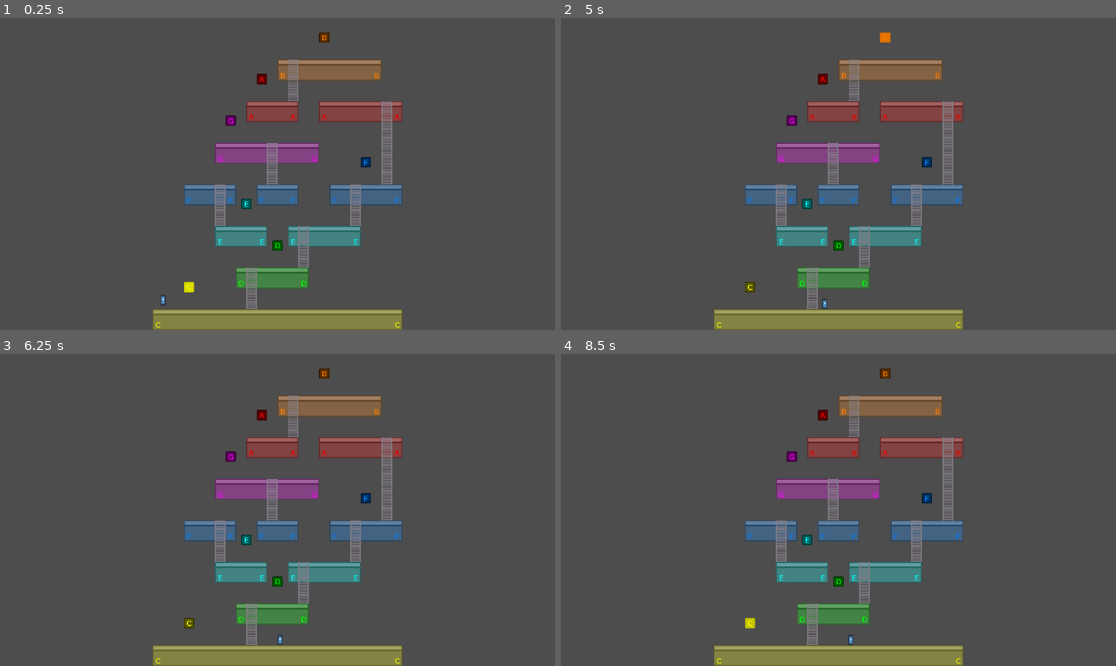
Above: before the commit, frames 1-4 (two rows, left to right).
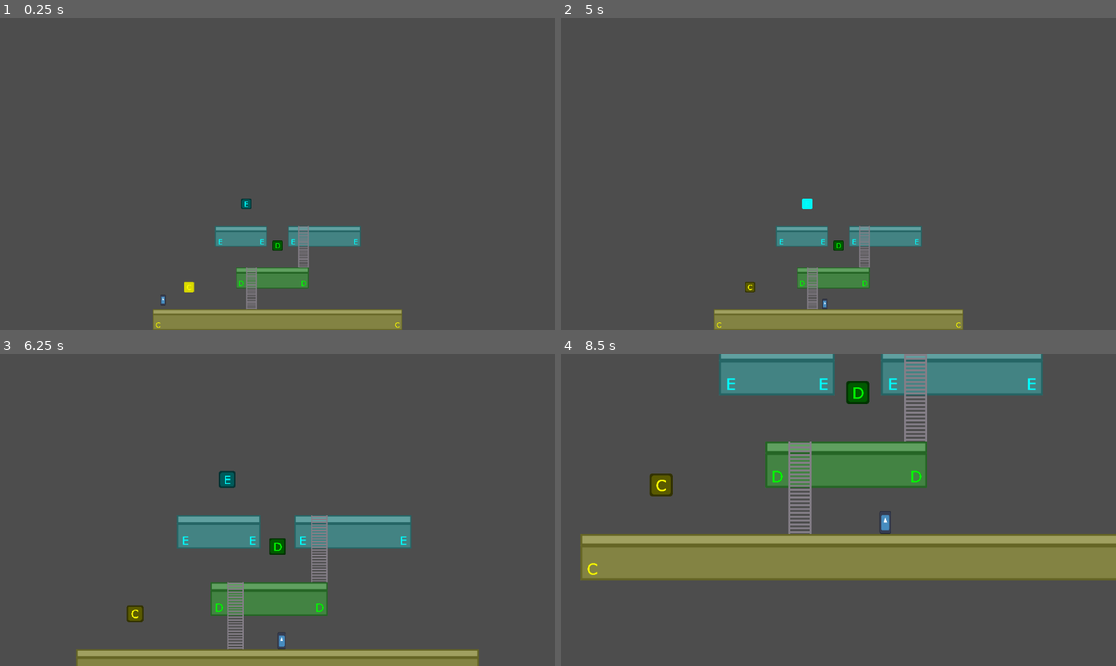
Above: after the commit, the same moments.

Repository: nicom7/game-off-2023
Game: Godot game, scene res://levels/world_a.tscn
The game is run twice, just before and just after one commit, with the same random seed, the same clock (stepped at 60 frames per second) and the same inputs. This scene is started directly instead of the project's main scene. The engine's default icon, where the game draws it, is replaced by a stand-in: a white triangle on a blue panel in a dark square.
Inputs:
- Up to frame 1 (0.25 s): no input
- Up to frame 2 (5 s): tap Enter at 0.5 s; hold Right (ui_right) 0.53-2.03 s; tap U (A_note) at 0.6 s; tap Space at 1.25 s; tap I (B_note) at 1.35 s; hold Left (ui_left) 2.03-2.78 s; tap O (C_note) at 2.1 s; hold Right (ui_right) 2.78-4.28 s; tap P (D_note) at 2.85 s; tap R (E_note) at 3.6 s; hold Left (ui_left) from 4.28 s (still down); tap T (F_note) at 4.35 s
- Up to frame 3 (6.25 s): release Left (ui_left) at 5.03 s; hold Right (ui_right) 5.03-5.78 s; tap Y (G_note) at 5.1 s; hold Left (ui_left) from 5.78 s (still down); tap U (A_note) at 5.85 s
- Up to frame 4 (8.5 s): tap I (B_note) at 6.6 s; release Left (ui_left) at 7.28 s; hold Right (ui_right) from 7.28 s (still down); tap O (C_note) at 7.35 s; tap P (D_note) at 8.1 s

The runs differ from the first frame. In frame 1, 6.9% of the frame differs, in the area x 33-73%, y 4-67%; in frame 2, 6.9%; in frame 3, 17%; in frame 4, 35%, in the area x 3-100%, y 0-100%.

Commit message:
Add support for reduced number of stages (wip)
- Stages are added/removed from tree according to the `stage_count` property. Will need to handle the blocks in block sequence and also the note variations on the stages.

Diff:
--- a/levels/world.gd
+++ b/levels/world.gd
@@ -1,4 +1,10 @@
 extends Node2D
+
+@export_range(1, 7) var stage_count: int = 7:
+	set(value):
+		if stage_count != value:
+			stage_count = value
+			_update_stages()
 
 var player_tone: Globals.Tone
 @export var ambient_note_player_scene: PackedScene
@@ -8,6 +14,8 @@
 @onready var _overview: Polygon2D = %Overview
 var _overview_rect: Rect2
 var _overview_zoom: Vector2
+
+var _stages: Array[Node] = []
 
 func _setup_overview():
 	for v in _overview.polygon:
@@ -28,10 +36,24 @@
 	_camera.set_target_zoom(_overview_zoom, true)
 	_camera.zoom = _overview_zoom
 
+func _setup_stages() -> void:
+	_stages = $Environment/Stages.get_children()
+
+func _update_stages() -> void:
+	if not is_node_ready():
+		return
+
+	for s in _stages:
+		$Environment/Stages.remove_child(s)
+
+	for i in stage_count:
+		$Environment/Stages.add_child(_stages[i])
 
 # Called when the node enters the scene tree for the first time.
 func _ready() -> void:
 	_setup_overview()
+	_setup_stages()
+	_update_stages()
 	%BlockSequence.start()
 
 
--- a/levels/world.tscn
+++ b/levels/world.tscn
@@ -48,6 +48,8 @@
 position = Vector2(1152, 288)
 rotation = -1.5708
 
+[node name="Stages" type="Node2D" parent="Environment"]
+
 [node name="GameObjects" type="Node2D" parent="."]
 
 [node name="BlockSequence" parent="GameObjects" instance=ExtResource("7_v4u45")]
--- a/levels/world_a.tscn
+++ b/levels/world_a.tscn
@@ -1,10 +1,9 @@
-[gd_scene load_steps=8 format=3 uid="uid://bgmrmwu61uqnt"]
+[gd_scene load_steps=7 format=3 uid="uid://bgmrmwu61uqnt"]
 
 [ext_resource type="PackedScene" uid="uid://b7huf0srkra04" path="res://levels/world.tscn" id="1_dlj7h"]
 [ext_resource type="PackedScene" uid="uid://bhxpfwjuuirp5" path="res://game_objects/platforms/platform_sets/set_A.tscn" id="3_6tf3d"]
 [ext_resource type="PackedScene" uid="uid://btccwmjkek1ng" path="res://game_objects/platforms/platform_sets/platform_set.tscn" id="4_6fqpl"]
 [ext_resource type="PackedScene" uid="uid://knuujq4ac74r" path="res://game_objects/ladders/ladder.tscn" id="5_salg1"]
-[ext_resource type="PackedScene" uid="uid://dbwx5x1x0vi2d" path="res://game_objects/switch_blocks/switch_block.tscn" id="8_0rm1w"]
 
 [sub_resource type="Curve" id="Curve_1888p"]
 _data = [Vector2(0, 0), 0.0, 1.0, 0, 1, Vector2(1, 1), 1.0, 0.0, 1, 0]
@@ -15,6 +14,7 @@
 point_count = 2
 
 [node name="World" instance=ExtResource("1_dlj7h")]
+stage_count = 3
 
 [node name="Player" parent="." index="0"]
 position = Vector2(48, 456)
@@ -32,8 +32,6 @@
 position_easing = SubResource("Curve_1888p")
 zoom_easing = SubResource("Curve_q2det")
 
-[node name="Stages" type="Node2D" parent="Environment" index="1"]
-
 [node name="Stage0" type="Node2D" parent="Environment/Stages" index="0"]
 
 [node name="PlatformSet" parent="Environment/Stages/Stage0" index="0" instance=ExtResource("3_6tf3d")]
@@ -192,45 +190,8 @@
 upper_tone = 1
 lower_tone = 0
 
-[node name="TestBlocks" type="Node2D" parent="GameObjects" index="0"]
-process_mode = 4
-visible = false
-
-[node name="SwitchBlockA" parent="GameObjects/TestBlocks" index="0" instance=ExtResource("8_0rm1w")]
-position = Vector2(48, 384)
-
-[node name="SwitchBlockB" parent="GameObjects/TestBlocks" index="1" instance=ExtResource("8_0rm1w")]
-modulate = Color(1, 0.5, 0, 1)
-position = Vector2(96, 384)
-tone = 1
-
-[node name="SwitchBlockC" parent="GameObjects/TestBlocks" index="2" instance=ExtResource("8_0rm1w")]
-modulate = Color(1, 1, 0, 1)
-position = Vector2(144, 384)
-tone = 2
-
-[node name="SwitchBlockD" parent="GameObjects/TestBlocks" index="3" instance=ExtResource("8_0rm1w")]
-modulate = Color(0, 1, 0, 1)
-position = Vector2(192, 384)
-tone = 3
-
-[node name="SwitchBlockE" parent="GameObjects/TestBlocks" index="4" instance=ExtResource("8_0rm1w")]
-modulate = Color(0, 1, 1, 1)
-position = Vector2(240, 384)
-tone = 4
-
-[node name="SwitchBlockF" parent="GameObjects/TestBlocks" index="5" instance=ExtResource("8_0rm1w")]
-modulate = Color(0, 0.5, 1, 1)
-position = Vector2(288, 384)
-tone = 5
-
-[node name="SwitchBlockG" parent="GameObjects/TestBlocks" index="6" instance=ExtResource("8_0rm1w")]
-modulate = Color(1, 0, 1, 1)
-position = Vector2(336, 384)
-tone = 6
-
-[node name="BlockSequence" parent="GameObjects" index="1" node_paths=PackedStringArray("switch_blocks")]
-switch_blocks = [NodePath("../../Environment/Stages/Stage0/PlatformSet/SwitchBlock"), NodePath("../../Environment/Stages/Stage1/PlatformSet/SwitchBlock"), NodePath("../../Environment/Stages/Stage2/PlatformSet/SwitchBlock"), NodePath("../../Environment/Stages/Stage3/PlatformSet/SwitchBlock"), NodePath("../../Environment/Stages/Stage4/PlatformSet/SwitchBlock"), NodePath("../../Environment/Stages/Stage5/PlatformSet/SwitchBlock"), NodePath("../../Environment/Stages/Stage6/PlatformSet/SwitchBlock")]
+[node name="BlockSequence" parent="GameObjects" index="0" node_paths=PackedStringArray("switch_blocks")]
+switch_blocks = [NodePath("../../Environment/Stages/Stage0/PlatformSet/SwitchBlock"), NodePath("../../Environment/Stages/Stage1/PlatformSet/SwitchBlock"), NodePath("../../Environment/Stages/Stage2/PlatformSet/SwitchBlock")]
 
 [editable path="Environment/Stages/Stage0/PlatformSet"]
 [editable path="Environment/Stages/Stage1/PlatformSet"]
